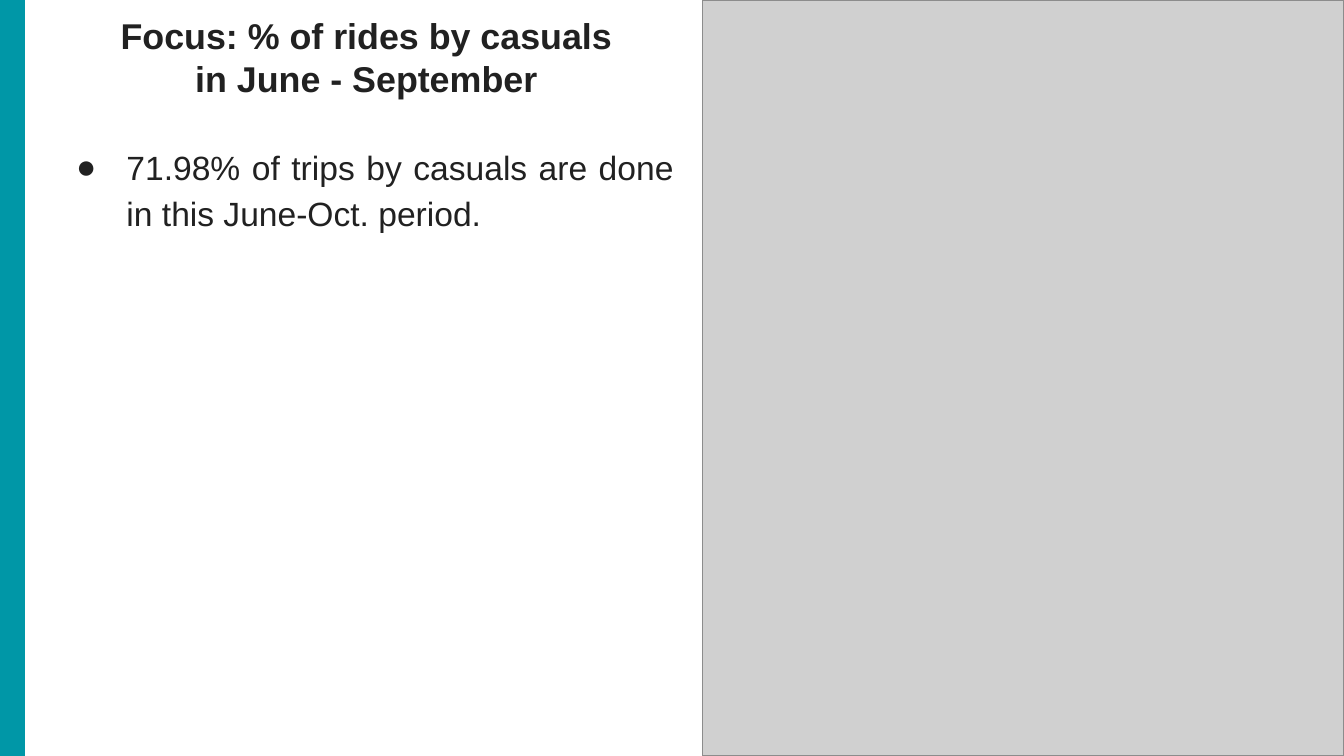
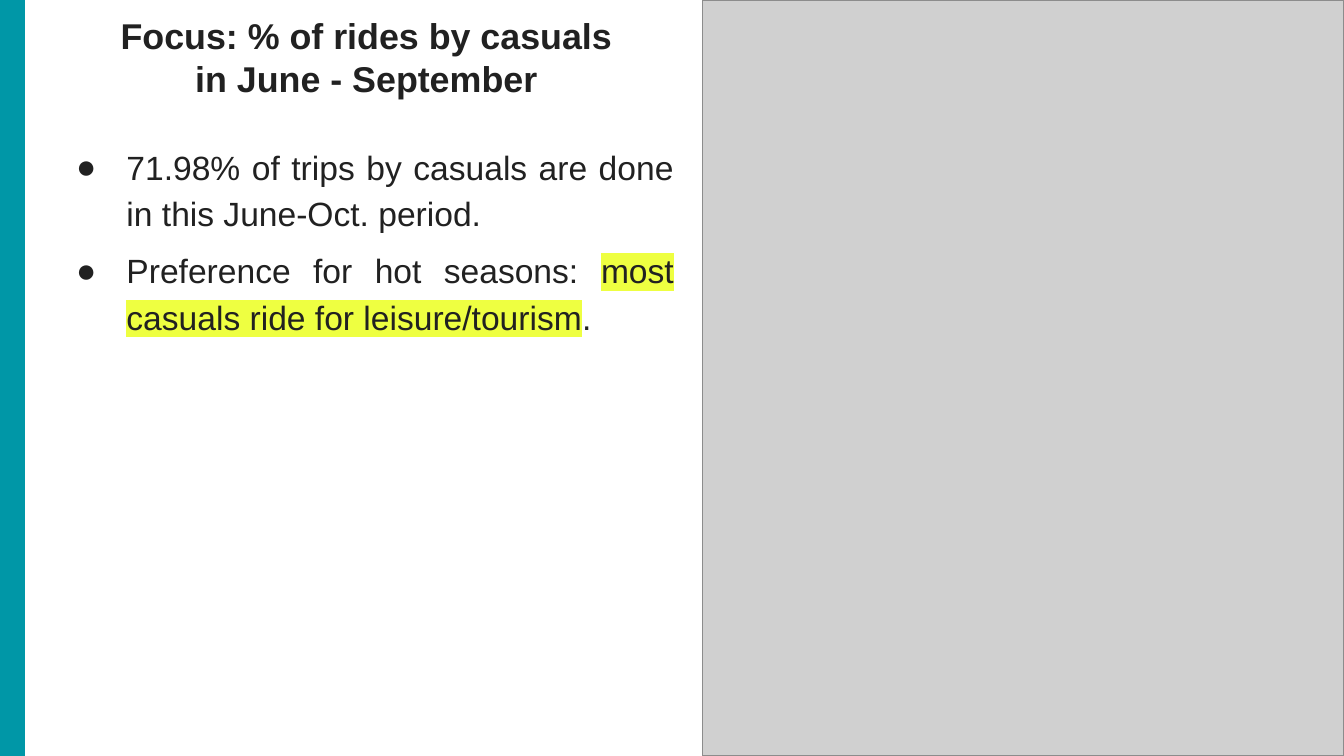
Before and after one commit to luanfaraujo/cyclistic-case-study-en, a slide deck: slide 6 of bike_share_presentation-en.pptx. Drawn at 1344x756 pixels with LibreOffice and Linux fonts; fonts in the diff are those of the drawing; grey boxes stand for pictures. Boxes give left, top, right and bottom in pixels: in the first picture for what was removed or moved away, otherwise in the second. Text is boxed around its words. In the diff, an @@ line names an element or a change of style, - is before the commit and + after.

```diff
--- a/bike_share_presentation-en.pptx
+++ b/bike_share_presentation-en.pptx
@@ text at (x1=126, y1=258, x2=674, y2=336): paragraph added @@
+● Preference for hot seasons: most casuals ride for leisure/tourism.
```
Also in this commit, not shown: 6 other slides changed.
